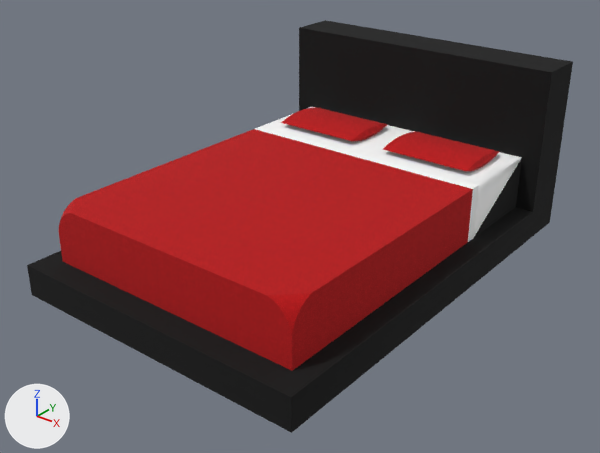
The OBJ model Interactive Room/Models/bed/bed.obj as it was, and as the next commit left it.
Rendered twice from a 50 mm lens placed at (2805.0, 1652.0, 428.0), pointed at (2326.0, 2251.0, 57.0). Lighting does not change. The marker at lower left points along +X, +Y and +Z. Where no turn or scale is listed for an object, it has been applied to the vertices. Vertices at the same position are counted once.

Objects in the first picture: 'bed'.
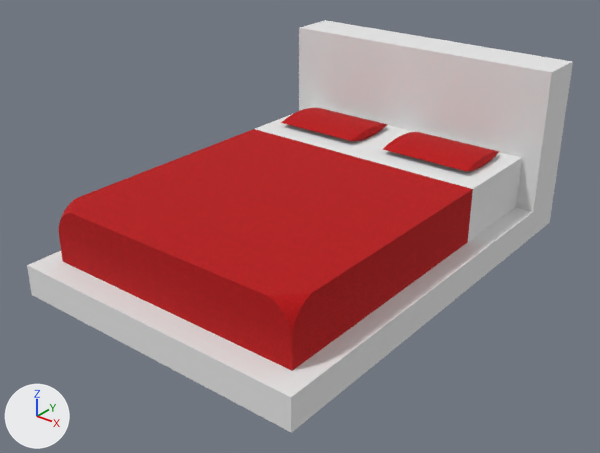
Pixel boxes [x1, y1, x2, y2] of what changed, in the pictures (600 x 453 px):
part 1 of me_bed, cut back: before [27, 20, 573, 433]; after [424, 190, 473, 265]
part 2 of me_bed, surface changed: [300, 109, 463, 256] in both
part 3 of me_bed, recoloured (black to white): [222, 76, 551, 397] in both
part 4 of me_bed, recoloured (black to grey): [498, 158, 522, 207] in both
part 5 of me_bed, recoloured: [473, 186, 498, 238] in both

The change, as a list of edits to the scene's bpy script:
```text
Add mat_8:
    mat_8 = principled_material('_8')
    mat_8.base_color = (0.8, 0.8, 0.8)  # white #e7e7e7
    mat_8.roughness = 1.0
Add mat_plastic_white:
    mat_plastic_white = principled_material('plastic_white')
    mat_plastic_white.base_color = (0.8, 0.8, 0.8)  # white #e7e7e7
    mat_plastic_white.roughness = 1.0
Change me_bed:
    remove me_bed.from_pydata(...)  # 1068 vertices, 2144 faces; spans x 2157.0..2487.0, y 2041.0..2515.0, z 10.0..200.0
    remove me_bed.materials.append(mat_frontcolor)  # white #ffffff
    remove me_bed.materials.append(mat_color_000)  # white #ffffff
    add me_bed.from_pydata(...)  # 460 vertices, 881 faces; spans x 2157.0..2487.0, y 2041.0..2515.0, z 10.0..200.0
    me_bed part 1: 8 vertices moved within x 2178.0..2466.0, y 2151.0..2285.0, z 53.0..86.0; 609 vertices removed from x 2157.0..2487.0, y 2041.0..2515.0, z 10.0..200.0; 1 vertex added at x 2334.0, y 2209.0, z 102.0
    me_bed part 2: 50 kept faces spanning x 2157.0..2487.0, y 2041.0..2515.0, z 10.0..200.0 get new texture (UV) coordinates
    me_bed part 3: 19 faces spanning x 2157.0..2487.0, y 2041.0..2515.0, z 10.0..200.0 switch from mat_white_17 (picture img_white_17_jpg) to mat_8 (white #e7e7e7)
    me_bed part 4: 1 face spanning x 2466.0, y 2412.0..2461.0, z 44.0..102.0 switches from mat_white_17_3 (picture img_white_17_3__jpg) to mat_plastic_white (white #e7e7e7)
    me_bed part 5: 2 faces spanning x 2178.0..2466.0, y 2362.0..2412.0, z 44.0..102.0 switch from mat_white_7 (white #ffffff) to mat_plastic_white (white #e7e7e7)
    remove me_bed.materials.append(mat_white2_10)  # picture img_white2_10__jpg
    remove me_bed.materials.append(mat_white2_7)  # picture img_white2_7__jpg
    remove me_bed.materials.append(mat_white2_13)  # picture img_white2_13__jpg
    remove me_bed.materials.append(mat_white2_12)  # picture img_white2_12__jpg
    remove me_bed.materials.append(mat_white2_3)  # picture img_white2_3__jpg
    remove me_bed.materials.append(mat_white2_9)  # picture img_white2_9__jpg
    remove me_bed.materials.append(mat_white2_21)  # picture img_white2_21__jpg
    remove me_bed.materials.append(mat_white2_11)  # picture img_white2_11__jpg
    remove me_bed.materials.append(mat_white2_4)  # picture img_white2_4__jpg
    remove me_bed.materials.append(mat_white2_20)  # picture img_white2_20__jpg
    remove me_bed.materials.append(mat_white2_19)  # picture img_white2_19__jpg
    remove me_bed.materials.append(mat_white2_5)  # picture img_white2_5__jpg
    remove me_bed.materials.append(mat_white2_6)  # picture img_white2_6__jpg
    remove me_bed.materials.append(mat_white2_17)  # picture img_white2_17__jpg
    remove me_bed.materials.append(mat_white2_16)  # picture img_white2_16__jpg
    remove me_bed.materials.append(mat_white2_2)  # picture img_white2_2__jpg
    remove me_bed.materials.append(mat_white2_1)  # picture img_white2_1__jpg
    remove me_bed.materials.append(mat_white2_18)  # picture img_white2_18__jpg
    remove me_bed.materials.append(mat_white2_8)  # picture img_white2_8__jpg
    remove me_bed.materials.append(mat_white2_14)  # picture img_white2_14__jpg
    remove me_bed.materials.append(mat_white2_15)  # picture img_white2_15__jpg
    remove me_bed.materials.append(mat_white_17_1)  # picture img_white_17_1__jpg
    remove me_bed.materials.append(mat_white_17_4)  # picture img_white_17_4__jpg
    remove me_bed.materials.append(mat_white_17_3)  # picture img_white_17_3__jpg
    remove me_bed.materials.append(mat_white_17_5)  # picture img_white_17_5__jpg
    remove me_bed.materials.append(mat_white_17_2)  # picture img_white_17_2__jpg
    add me_bed.materials.append(mat_plastic_black)  # white #e7e7e7
```
